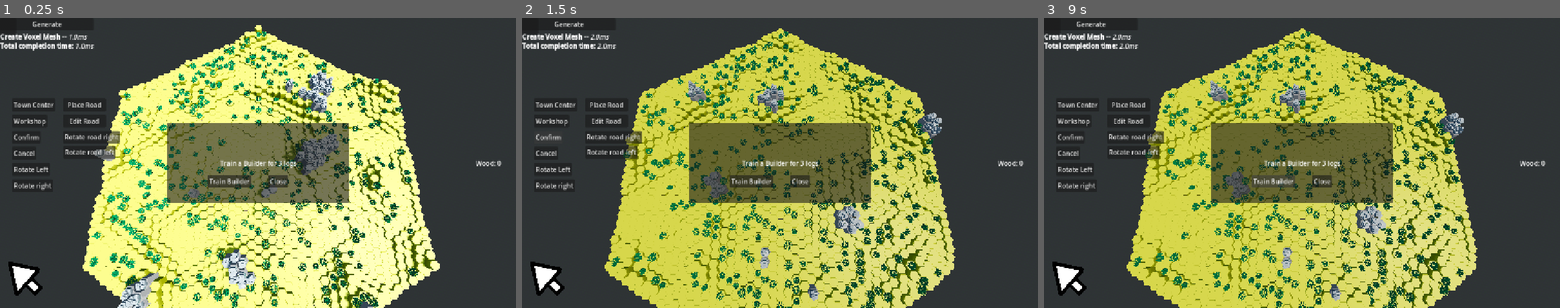
Above: before the commit, frames 1-3 (left to right).
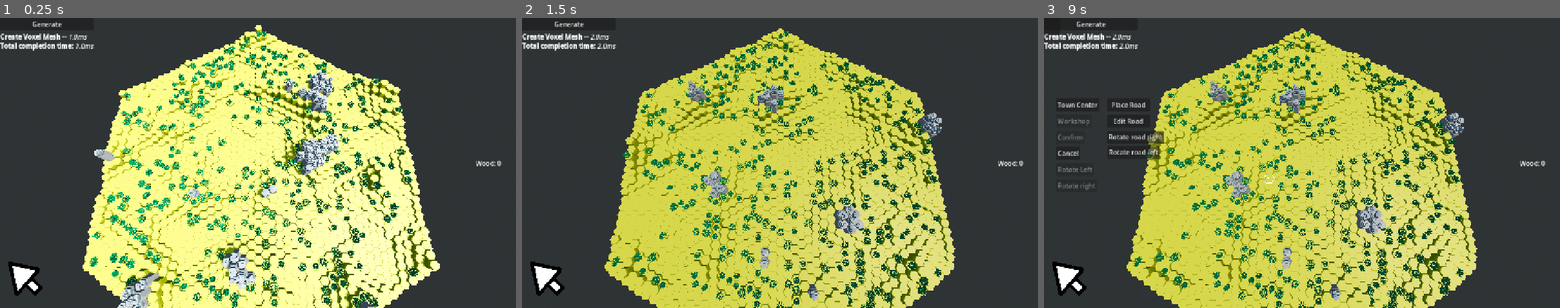
Above: after the commit, the same moments.

Repository: forzinkahd/HexaKingdomGameRepo
Game: Godot game, scene res://Scenes/GameScene.tscn
Same seed, same stepped clock (60 frames per second), same inputs: the game is played once before the commit and once after it.
Inputs (mouse positions are in pixels of both pictures, inside the frame that each line leads up to):
- Up to frame 1 (0.25 s): no input
- Up to frame 2 (1.5 s): click "Generate" at 0.5 s; click (547, 136) at 1.25 s, where only the run before the commit has a clickable "Confirm"
- Up to frame 3 (9 s): click (1069, 136) at 2 s, where only the run before the commit has a clickable "Confirm"; click (1080, 105) at 2.75 s, where only the run before the commit has a clickable "Town Center"; click (1074, 122) at 3.5 s, where only the run before the commit has a clickable "Workshop"; click (1074, 168) at 4.25 s, where only the run before the commit has a clickable "Rotate Left"; click (1074, 186) at 5 s, where only the run before the commit has a clickable "Rotate right"; click (1126, 105) at 5.75 s, where only the run before the commit has a clickable "Place Road"; click (1126, 122) at 6.5 s, where only the run before the commit has a clickable "Edit Road"; click (1136, 136) at 7.25 s, where only the run before the commit has a clickable "Rotate road right"; click (1131, 151) at 8 s, where only the run before the commit has a clickable "Rotate road left"; click (1271, 180) at 8.75 s, where only the run before the commit has a clickable "Train Builder"

The runs differ from the first frame. In frame 1, 10% of the frame differs, in the area x 0-68%, y 5-64%; in frame 2, 10%; in frame 3, 9.7%.
Error before the commit: Parse Error: Function "_rotate_ghost()" not found in base self. (res://scripts/interaction.gd:98)

Commit message:
Progress refactor
cancel needs fix, roads cannot be rotated

Diff:
--- a/Scenes/GameScene.tscn
+++ b/Scenes/GameScene.tscn
@@ -28,6 +28,11 @@
 [ext_resource type="PackedScene" uid="uid://cna658c6oodob" path="res://Scenes/Kingdom/Buildings/construction_site.tscn" id="24_leul7"]
 [ext_resource type="Script" uid="uid://l61lh7mn7ain" path="res://scripts/WorldGen/overlay_visuals.gd" id="25_wp4mh"]
 [ext_resource type="Script" uid="uid://b20mtxxmymy3g" path="res://scripts/Tools/road_tool.gd" id="26_y0yaw"]
+[ext_resource type="Script" uid="uid://dxp3x81i37bow" path="res://scripts/Tools/tool_controller.gd" id="27_p4lnl"]
+[ext_resource type="Script" uid="uid://cnlfgqywnvq0s" path="res://scripts/Tools/placement_rules.gd" id="28_6gwdq"]
+[ext_resource type="Script" uid="uid://cmw8k2ilo5cyt" path="res://scripts/Tools/placement_system.gd" id="29_rsfko"]
+[ext_resource type="Script" uid="uid://dfbskwr3bfovn" path="res://scripts/Tools/overlay_connectivity.gd" id="30_82uqo"]
+[ext_resource type="Script" uid="uid://bjcnmr44ogc3g" path="res://scripts/Tools/preview_system.gd" id="31_bl770"]
 
 [sub_resource type="CameraAttributesPractical" id="CameraAttributesPractical_1lvu4"]
 dof_blur_far_enabled = true
@@ -85,13 +90,14 @@
 
 [node name="Builder" type="Node" parent="." unique_id=1283482510]
 
-[node name="WorldGenerator" type="Node" parent="Builder" unique_id=736844190 node_paths=PackedStringArray("object_placer", "overlay_visuals", "road_tool")]
+[node name="WorldGenerator" type="Node" parent="Builder" unique_id=736844190 node_paths=PackedStringArray("object_placer", "overlay_visuals", "road_tool", "placement_system")]
 script = ExtResource("3_davhy")
 settings = ExtResource("4_58wc8")
 object_placer = NodePath("../ObjectPlacer")
 world_theme = ExtResource("5_7rq2r")
 overlay_visuals = NodePath("../OverlayVisuals")
 road_tool = NodePath("../RoadTool")
+placement_system = NodePath("../PlacementSystem")
 
 [node name="ObjectPlacer" type="Node" parent="Builder" unique_id=1196252014]
 script = ExtResource("9_p13dw")
@@ -144,10 +150,32 @@
 theme = ExtResource("5_7rq2r")
 overlay_root = NodePath("../../PlacedObjects")
 
-[node name="RoadTool" type="Node" parent="Builder" unique_id=1978317240 node_paths=PackedStringArray("camera")]
+[node name="RoadTool" type="Node" parent="Builder" unique_id=1978317240 node_paths=PackedStringArray("camera", "placement", "preview")]
 script = ExtResource("26_y0yaw")
 camera = NodePath("../../CameraParent/Camera3D")
+placement = NodePath("../PlacementSystem")
+preview = NodePath("../PreviewSystem")
 world_theme = ExtResource("5_7rq2r")
+
+[node name="ToolController" type="Node" parent="Builder" unique_id=684612397]
+script = ExtResource("27_p4lnl")
+
+[node name="PlacementRules" type="Node" parent="Builder" unique_id=1553486053]
+script = ExtResource("28_6gwdq")
+
+[node name="PlacementSystem" type="Node" parent="Builder" unique_id=936205965 node_paths=PackedStringArray("rules", "connectivity")]
+script = ExtResource("29_rsfko")
+rules = NodePath("../PlacementRules")
+connectivity = NodePath("../OverlayConnectivity")
+metadata/_custom_type_script = "uid://cmw8k2ilo5cyt"
+
+[node name="OverlayConnectivity" type="Node" parent="Builder" unique_id=1523029249]
+script = ExtResource("30_82uqo")
+metadata/_custom_type_script = "uid://dfbskwr3bfovn"
+
+[node name="PreviewSystem" type="Node" parent="Builder" unique_id=125467180]
+script = ExtResource("31_bl770")
+metadata/_custom_type_script = "uid://bjcnmr44ogc3g"
 
 [node name="Control" type="Control" parent="." unique_id=1520664124]
 layout_mode = 3
--- a/scripts/WorldGen/Voxel/voxel.gd
+++ b/scripts/WorldGen/Voxel/voxel.gd
@@ -2,8 +2,9 @@
 
 enum Overlay { NONE, ROAD, RIVER }
 var overlay: Overlay = Overlay.NONE
-var overlay_mask: int = 0
-var overlay_variant_override: int = -1
+#var overlay_mask: int = 0
+var road_variant_override: int = -1
+var river_variant_override: int = -1
 
 var grid_position_xyz : Vector3i
 var grid_position_xz : Vector2i
--- a/scripts/WorldGen/Voxel/voxel_generator.gd
+++ b/scripts/WorldGen/Voxel/voxel_generator.gd
@@ -532,6 +532,11 @@
 		else VoxelData.RIVER_LETTER_TO_INDEX[letter]
 	)
 
+	if is_road and v.road_variant_override < 0:
+		push_warning("road_variant_override problem")
+	if is_road and v.road_variant_override >= 0:
+		idx = clampi(v.road_variant_override, 0, (theme.road_variants.size() -1))
+
 	var variants: Array[PackedScene] = theme.road_variants if is_road else theme.river_variants
 	if idx < 0 or idx >= variants.size():
 		push_warning("Overlay cap idx out of range letter=%s idx=%s size=%s" % [letter, idx, variants.size()])
--- a/scripts/WorldGen/world_gen.gd
+++ b/scripts/WorldGen/world_gen.gd
@@ -9,6 +9,7 @@
 @export var world_theme: WorldTheme
 @export var overlay_visuals: OverlayVisuals		# mainly debug
 @export var road_tool: RoadTool
+@export var placement_system: PlacementSystem
 #UI
 @onready var label: RichTextLabel = $"../../Control/VBoxContainer/RichTextLabel"
 
@@ -60,7 +61,9 @@
 	#print("World theme is: ", world_theme)
 
 	print_generation_results(starttime, interval)
+	placement_system.configure_runtime(_vg, _chunk)
 	interaction_tracker.init()
+
 
 	# Configure road tool runtime references
 	if road_tool != null:
--- a/scripts/interaction.gd
+++ b/scripts/interaction.gd
@@ -27,6 +27,7 @@
 @export var task_manager: TaskManager
 @export var resource_root: Node3D
 @export var road_tool: RoadTool
+@export var tool_controller: ToolController
 
 @onready var build_panel: Panel = $"../../HUD/BuildPanel"
 @onready var town_center_button: Button = $"../../HUD/BuildPanel/TownCenterButton"
@@ -95,8 +96,8 @@
 	workshop_button.pressed.connect(_on_workshop_pressed)
 	confirm_button.pressed.connect(_on_confirm_pressed)
 	cancel_button.pressed.connect(_on_cancel_pressed)
-	rotate_left_button.pressed.connect(func(): _rotate_ghost(1))
-	rotate_right_button.pressed.connect(func(): _rotate_ghost(-1))
+	#rotate_left_button.pressed.connect(func(): _rotate_ghost(1))
+	#rotate_right_button.pressed.connect(func(): _rotate_ghost(-1))
 	train_builder_button.pressed.connect(_on_train_builder_pressed)
 	close_workshop_button.pressed.connect(func():
 		_open_workshop = null
@@ -105,9 +106,16 @@
 	workshop_panel.visible = false
 	_set_build_panel_visible(false)
 	place_road_button.pressed.connect(_on_place_road_pressed)
-	edit_road_button.pressed.connect(_on_edit_road_pressed)
-	rotate_road_left_button.pressed.connect(func(): _rotate_road(1))
-	rotate_road_right_button.pressed.connect(func(): _rotate_road(-1))
+	#edit_road_button.pressed.connect(_on_edit_road_pressed)
+	rotate_road_left_button.pressed.connect(func():
+		if tool_controller != null:
+			tool_controller.rotate(-1)
+	)
+
+	rotate_road_right_button.pressed.connect(func():
+		if tool_controller != null:
+			tool_controller.rotate(1)
+	)
 
 	initialized = true
 
@@ -486,9 +494,7 @@
 func _set_build_panel_visible(on: bool) -> void:
 	build_panel.visible = on
 
-	var road_active := (road_tool != null and road_tool.active)
-
-	# confirm/rotate for building ghost OR road tool
+	var road_active := (tool_controller != null and tool_controller.active_tool == road_tool)
 	confirm_button.disabled = (ghost == null and not road_active)
 
 	# keep your existing building rotate buttons tied to building ghost
@@ -562,14 +568,14 @@
 	rotate_right_button.disabled = false
 
 
-"""func _rotate_ghost(dir: int) -> void:
+func _rotate_ghost(dir: int) -> void:
 	if ghost == null:
 		return
 	ghost_yaw = wrapf(ghost_yaw + float(dir) * ROT_STEP, -PI, PI)
 	ghost.rotation.y = ghost_yaw
 
 
-func _rotate_road(dir: int) -> void:
+"""func _rotate_road(dir: int) -> void:
 	selected_voxel = _surface_voxel(selected_voxel)
 	if not selected_voxel.has_road_or_preview():
 		push_warning("no road on this tile (and no preview)")
@@ -608,12 +614,16 @@
 
 
 func _on_place_road_pressed() -> void:
-	if road_tool == null:
-		return
-	if selected_voxel == null:
-		return
+	if road_tool == null or selected_voxel == null:
+		return
+
 	hide_cursor(voxel_cursor)
+
+	if tool_controller != null:
+		tool_controller.set_tool(road_tool)
+
 	road_tool.begin_from_voxel(selected_voxel)
+	_set_build_panel_visible(true)
 
 
 """func _on_edit_road_pressed() -> void:
@@ -642,7 +652,7 @@
 	tool_controller.commit()
 
 	# OLD STUFF
-	if ghost == null or ghost_voxel == null:
+	"""if ghost == null or ghost_voxel == null:
 		return
 	if building_placer == null:
 		return
@@ -677,7 +687,40 @@
 
 	if road_tool != null and road_tool.active:
 		road_tool.commit_current()
-		return
+		return"""
+
+
+func _commit_building() -> void:
+	if ghost == null or ghost_voxel == null:
+		return
+	if building_placer == null:
+		return
+	if active_building_id == &"":
+		return
+
+	var id := active_building_id
+
+	var placed := building_placer.place(id, ghost_voxel, ghost_yaw)
+	if placed == null:
+		push_warning("Cannot place building.")
+		return
+
+	_cancel_ghost()
+	_set_build_panel_visible(false)
+
+	if id == &"town_center":
+		if unit_manager != null:
+			var v := unit_manager.spawn_first_villager_at_town_center()
+			if v != null:
+				v.start_auto_work(resource_root)
+
+		popup_founded.dialog_text = "Congratulations! You founded your kingdom."
+		popup_founded.popup_centered()
+
+	if id == &"builders_workshop":
+		push_warning("builder's workshop created, unlock/implement progression")
+
+	active_building_id = &""
 
 
 func _cancel_ghost() -> void:
